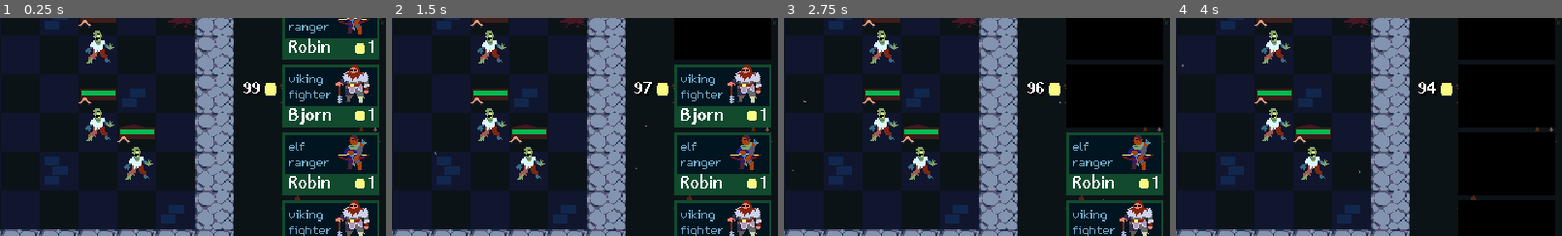
Above: before the commit, frames 1-4 (left to right).
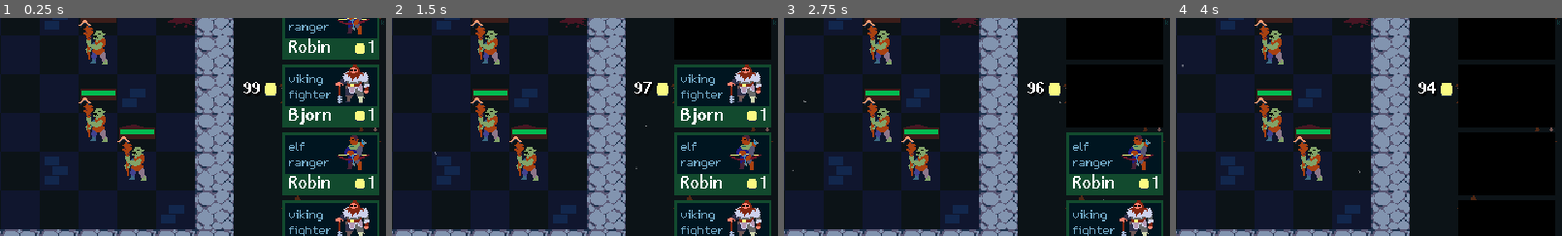
Above: after the commit, the same moments.

Repository: guladam/godot_autobattler_reference
Game: Godot game, scene res://scenes/arena/arena.tscn
Same seed, same stepped clock (60 frames per second), same inputs: the game is played once before the commit and once after it.
Inputs (mouse positions are % of the whole screen's width and height, from its top left):
- Up to frame 1 (0.25 s): no input
- Up to frame 2 (1.5 s): click (92, 9) at 0.52 s; click (92, 25) at 1.27 s
- Up to frame 3 (2.75 s): click (92, 41) at 2.02 s
- Up to frame 4 (4 s): click (92, 56) at 2.77 s; click (92, 72) at 3.52 s
The pictures show only the part of the screen within x 50-100%, y 23-73%; the shares and areas given below are measured in that part.

The runs differ from the first frame. In frame 1, 2.0% of the frame differs, in the area x 21-40%, y 3-75%; in frame 2, 2.0%; in frame 3, 2.0%; in frame 4, 2.0%.

Commit message:
reworked battle units, finding closest enemy
battle units now share the logic between player and enemy units but are completely separated from unitgrid units

Diff:
--- a/components/battle_handler.gd
+++ b/components/battle_handler.gd
@@ -2,6 +2,8 @@
 extends Node
 
 signal battle_ended
+
+const BATTLE_UNIT = preload("res://scenes/battle_unit/battle_unit.tscn")
 
 @export var game_state: GameState
 @export var game_area_unit_grid: UnitGrid
@@ -31,25 +33,24 @@
 
 func _prepare_fight() -> void:
 	for unit: Unit in game_area_unit_grid.get_all_units():
-		var new_unit: Unit = UnitSpawner.UNIT.instantiate()
-		new_unit.remove_from_group("units")
+		var new_unit: BattleUnit = BATTLE_UNIT.instantiate()
 		new_unit.add_to_group("player_units")
 		game_area_unit_grid.add_child(new_unit)
 		new_unit.stats = unit.stats
-		new_unit.quick_sell.enabled = false
-		new_unit.drag_and_drop.enabled = false
 		new_unit.global_position = unit.global_position
 		new_unit.modulate = Color.GREEN_YELLOW
 		new_unit.tree_exited.connect(_on_battle_unit_died)
 		unit.hide()
 
-	for enemy: Enemy in get_tree().get_nodes_in_group("enemy_units"):
+	for enemy: BattleUnit in get_tree().get_nodes_in_group("enemy_units"):
+		enemy.stats.team = UnitStats.Team.ENEMY
 		enemy.tree_exited.connect(_on_battle_unit_died)
 
 
 func _on_battle_unit_died() -> void:
 	# We already concluded the battle!
-	if game_state.current_phase == GameState.Phase.PREPARATION:
+	# or we quitting the game
+	if not get_tree() or game_state.current_phase == GameState.Phase.PREPARATION:
 		return
 
 	if get_tree().get_node_count_in_group("enemy_units") == 0:
--- /dev/null
+++ b/components/finite_state_machine.gd
@@ -0,0 +1,18 @@
+class_name FiniteStateMachine
+extends Node
+
+# NOTE test code
+@export var debug_label: Label
+
+var state: State
+
+
+func change_state(new_state: State) -> void:
+	if state:
+		state.exit()
+
+	if new_state:
+		new_state.enter()
+		debug_label.text = new_state.get_script().get_global_name()
+
+	state = new_state
--- /dev/null
+++ b/components/search_target_state.gd
@@ -0,0 +1,13 @@
+class_name SearchTargetState
+extends State
+
+
+func enter() -> void:
+	var actor_unit := actor as BattleUnit
+	var all_targets := actor.get_tree().get_nodes_in_group(UnitStats.TARGET[actor_unit.stats.team])
+	var distances := all_targets.map(
+		func(target: BattleUnit) -> float:
+			return actor_unit.global_position.distance_squared_to(target.global_position)
+	)
+	var idx := distances.find(distances.min())
+	print("%s targets: %s" % [actor_unit.name, all_targets[idx].name])
--- /dev/null
+++ b/components/state.gd
@@ -0,0 +1,24 @@
+class_name State
+extends RefCounted
+
+var actor: Node
+
+
+func _init(new_actor: Node) -> void:
+	actor = new_actor
+
+
+func physics_process(_delta: float) -> void:
+	pass
+
+
+func process(_delta: float) -> void:
+	pass
+
+
+func enter() -> void:
+	pass
+
+
+func exit() -> void:
+	pass
--- /dev/null
+++ b/components/unit_ai.gd
@@ -0,0 +1,34 @@
+class_name UnitAI
+extends Node
+
+@export var enabled: bool: set = set_enabled
+@export var actor: BattleUnit
+@export var fsm: FiniteStateMachine
+
+
+func _input(event: InputEvent) -> void:
+	if event.is_action_pressed("quick_sell"):
+		enabled = not enabled
+
+
+func set_enabled(value: bool) -> void:
+	enabled = value
+
+	if enabled:
+		fsm.change_state(SearchTargetState.new(actor))
+	else:
+		fsm.change_state(null)
+
+
+func _physics_process(delta: float) -> void:
+	if not enabled:
+		return
+
+	fsm.state.physics_process(delta)
+
+
+func _process(delta: float) -> void:
+	if not enabled:
+		return
+
+	fsm.state.process(delta)
--- /dev/null
+++ b/data/enemies/zombie.tres
@@ -0,0 +1,25 @@
+[gd_resource type="Resource" script_class="UnitStats" load_steps=3 format=3 uid="uid://rmwigglnsa4k"]
+
+[ext_resource type="Script" path="res://data/units/unit_stats.gd" id="1_c1wf3"]
+[ext_resource type="Script" path="res://data/traits/trait.gd" id="2_e3ske"]
+
+[resource]
+script = ExtResource("1_c1wf3")
+name = "Zombie"
+tier = 1
+traits = Array[ExtResource("2_e3ske")]([])
+rarity = 0
+gold_cost = 1
+pool_count = 15
+skin_coordinates = Vector2i(0, 0)
+team = 1
+max_health = Array[int]([])
+max_mana = 0
+starting_mana = 0
+attack_damage = Array[int]([])
+ability_power = 0
+attack_speed = 0.0
+armor = 0
+magic_resist = 0
+movement_speed = 0
+attack_range = 0
--- a/data/units/unit_stats.gd
+++ b/data/units/unit_stats.gd
@@ -38,11 +38,11 @@
 @export var attack_speed: float
 @export var armor: int
 @export var magic_resist: int
+@export var movement_speed: int
 @export_range(1, 5) var attack_range: int
 
 var health: int
 var mana: int
-var damage: int
 
 
 func get_combined_unit_count() -> int:
--- a/scenes/arena/arena.tscn
+++ b/scenes/arena/arena.tscn
@@ -8,7 +8,8 @@
 [ext_resource type="Script" path="res://components/unit_grid.gd" id="4_m7ydk"]
 [ext_resource type="Script" path="res://components/play_area.gd" id="6_73s8l"]
 [ext_resource type="PackedScene" uid="uid://dk0bcfpbo130r" path="res://scenes/sell_portal/sell_portal.tscn" id="8_4fftf"]
-[ext_resource type="PackedScene" uid="uid://bg1r2rkbd021" path="res://scenes/enemy/enemy.tscn" id="8_o7ur7"]
+[ext_resource type="PackedScene" uid="uid://bg1r2rkbd021" path="res://scenes/battle_unit/battle_unit.tscn" id="8_o7ur7"]
+[ext_resource type="Resource" uid="uid://rmwigglnsa4k" path="res://data/enemies/zombie.tres" id="9_k78nh"]
 [ext_resource type="Script" path="res://components/unit_mover.gd" id="9_snp81"]
 [ext_resource type="Resource" uid="uid://doebgx0llcf1o" path="res://data/unit_pool/unit_pool.tres" id="10_if8r1"]
 [ext_resource type="Resource" uid="uid://dlnsfkjue2dlt" path="res://data/player/player_stats.tres" id="10_n3gg6"]
@@ -140,14 +141,17 @@
 [node name="Enemies" type="Node2D" parent="."]
 metadata/_edit_lock_ = true
 
-[node name="Enemy" parent="Enemies" instance=ExtResource("8_o7ur7")]
+[node name="Enemy" parent="Enemies" groups=["enemy_units"] instance=ExtResource("8_o7ur7")]
 position = Vector2(384, 96)
-
-[node name="Enemy2" parent="Enemies" instance=ExtResource("8_o7ur7")]
+stats = ExtResource("9_k78nh")
+
+[node name="Enemy2" parent="Enemies" groups=["enemy_units"] instance=ExtResource("8_o7ur7")]
+position = Vector2(384, 160)
+stats = ExtResource("9_k78nh")
+
+[node name="Enemy3" parent="Enemies" groups=["enemy_units"] instance=ExtResource("8_o7ur7")]
 position = Vector2(416, 192)
-
-[node name="Enemy3" parent="Enemies" instance=ExtResource("8_o7ur7")]
-position = Vector2(384, 160)
+stats = ExtResource("9_k78nh")
 
 [node name="SellPortal" parent="." instance=ExtResource("8_4fftf")]
 position = Vector2(80, 288)
--- a/scenes/enemy/enemy.gd
+++ b/scenes/battle_unit/battle_unit.gd
@@ -1,17 +1,18 @@
-class_name Enemy
+class_name BattleUnit
 extends Area2D
 
-@export var enemy_stats: UnitStats: set = set_stats
+@export var stats: UnitStats: set = set_stats
 
 @onready var custom_skin: CustomSkin = $CustomSkin
 @onready var tier_icon: TierIcon = $TierIcon
+@onready var unit_ai: UnitAI = $UnitAI
 
 
 func set_stats(value: UnitStats) -> void:
-	enemy_stats = value.duplicate()
+	stats = value.duplicate()
 
 	if not is_node_ready():
 		await ready
 
-	custom_skin.stats = enemy_stats
-	tier_icon.stats = enemy_stats
+	custom_skin.stats = stats
+	tier_icon.stats = stats
--- a/scenes/enemy/enemy.tscn
+++ b/scenes/battle_unit/battle_unit.tscn
@@ -1,16 +1,18 @@
-[gd_scene load_steps=8 format=3 uid="uid://bg1r2rkbd021"]
+[gd_scene load_steps=10 format=3 uid="uid://bg1r2rkbd021"]
 
-[ext_resource type="Script" path="res://scenes/enemy/enemy.gd" id="1_664hq"]
+[ext_resource type="Script" path="res://scenes/battle_unit/battle_unit.gd" id="1_664hq"]
 [ext_resource type="Texture2D" uid="uid://ct4xk88g67xlv" path="res://assets/sprites/monsters.png" id="1_k0une"]
 [ext_resource type="Script" path="res://components/skin.gd" id="2_4vo21"]
 [ext_resource type="PackedScene" uid="uid://6t7poyqji4dh" path="res://scenes/health_bar/health_bar.tscn" id="3_vhjnk"]
 [ext_resource type="PackedScene" uid="uid://r6i2ug5jon3k" path="res://scenes/mana_bar/mana_bar.tscn" id="4_03pgi"]
 [ext_resource type="PackedScene" uid="uid://cuqct6gepc6dy" path="res://scenes/tier_icon/tier_icon.tscn" id="5_8ow3a"]
+[ext_resource type="Script" path="res://components/finite_state_machine.gd" id="7_e7yjp"]
+[ext_resource type="Script" path="res://components/unit_ai.gd" id="8_2mupp"]
 
 [sub_resource type="RectangleShape2D" id="RectangleShape2D_6qoms"]
 size = Vector2(36, 36)
 
-[node name="Enemy" type="Area2D" groups=["enemy_units"]]
+[node name="BattleUnit" type="Area2D"]
 collision_layer = 2
 collision_mask = 3
 script = ExtResource("1_664hq")
@@ -34,3 +36,19 @@
 offset_top = -13.0
 offset_right = 10.0
 offset_bottom = -3.0
+
+[node name="FSMDebug" type="Label" parent="."]
+offset_left = -28.0
+offset_top = -39.0
+offset_right = 61.0
+offset_bottom = -21.0
+horizontal_alignment = 1
+
+[node name="FiniteStateMachine" type="Node" parent="." node_paths=PackedStringArray("debug_label")]
+script = ExtResource("7_e7yjp")
+debug_label = NodePath("../FSMDebug")
+
+[node name="UnitAI" type="Node" parent="." node_paths=PackedStringArray("actor", "fsm")]
+script = ExtResource("8_2mupp")
+actor = NodePath("..")
+fsm = NodePath("../FiniteStateMachine")
Not shown: 1 places in scenes/arena/arena.tscn that only renumber resources
